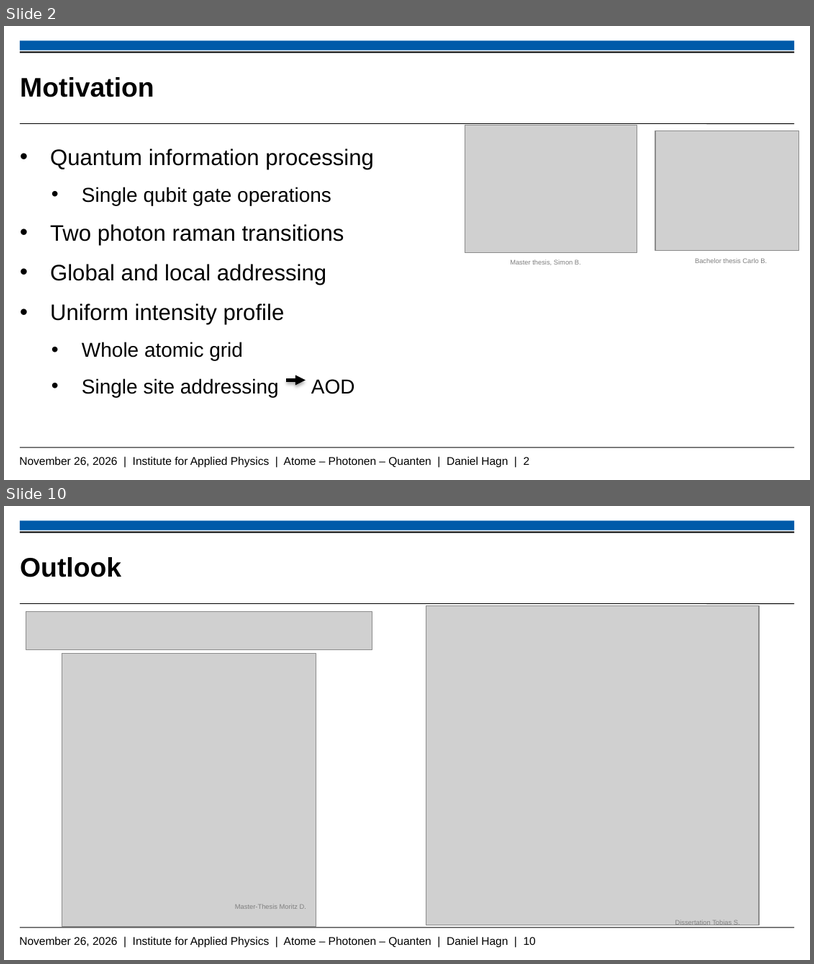
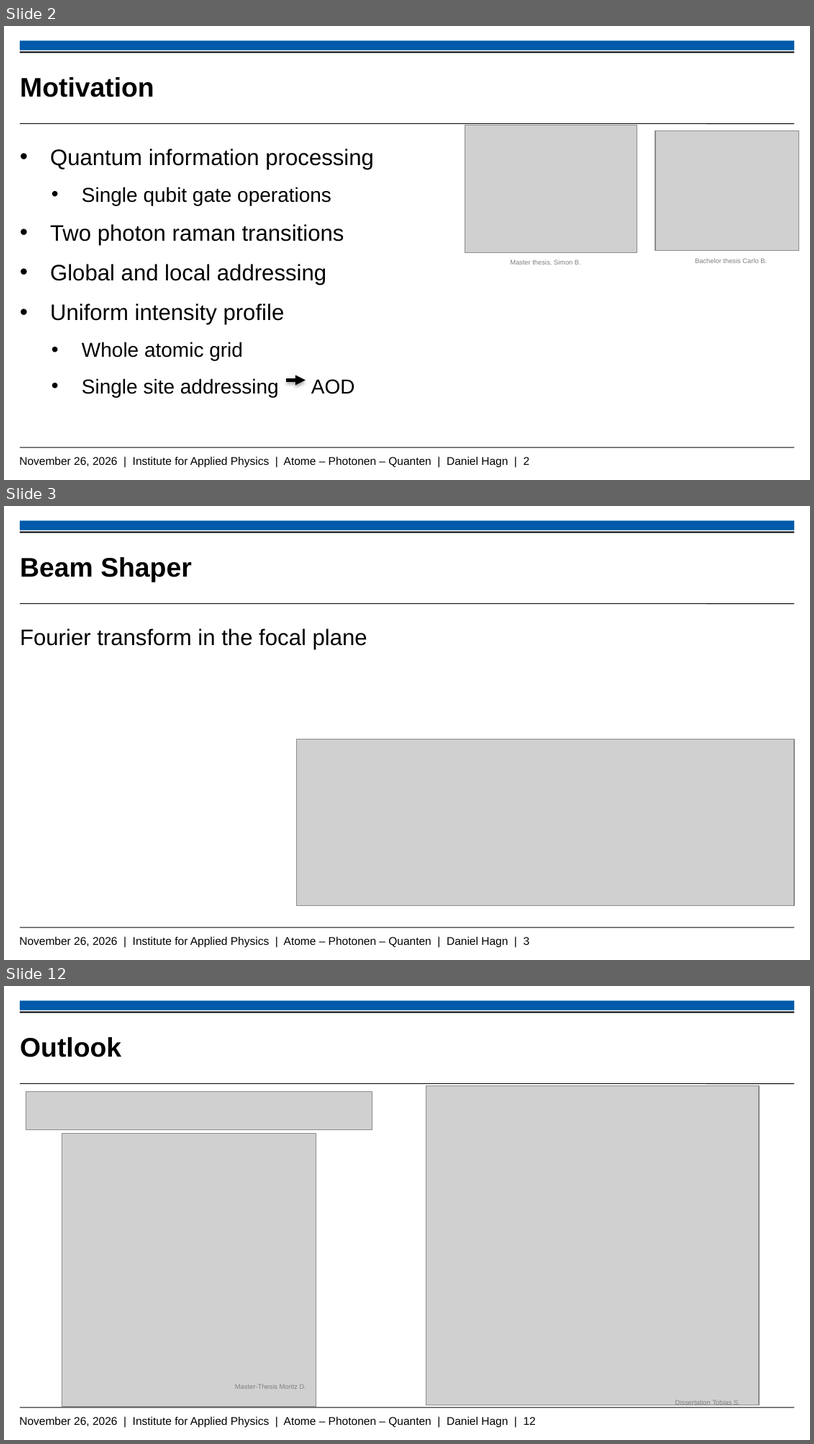
Before and after one commit to Daniel-Hagn-physik/Masterthesis_Backup, a slide deck: Hagn_Daniel_Mastervortrag.pptx. Shown one above the other, each under a label of ours: slides 2 and 10 before the commit, slides 2, 3 and 12 after it; the slides between them are not shown. The pictures are 814x964 and 814x1444 pixels, drawn with LibreOffice and Linux fonts; fonts in the diff are those of the drawing; grey boxes stand for pictures; background and template pictures are left out. Boxes give left, top, right and bottom in pixels: in the first picture for what was removed or moved away, otherwise in the second. Text is boxed around its words. In the diff, an @@ line names an element or a change of style, - is before the commit and + after.

```diff
--- a/Hagn_Daniel_Mastervortrag.pptx
+++ b/Hagn_Daniel_Mastervortrag.pptx
@@ slide 3 added at bbox=[4, 506, 810, 960], background #FFFFFF; not listed: 5 template elements that a slide beside it also shows @@
@@ title added at bbox=[20, 557, 192, 582], 24 pt, text #000000, bold @@
+Beam Shaper
@@ text added at bbox=[20, 628, 368, 649], 20 pt, text #000000 @@
+Fourier transform in the focal plane
@@ picture added at bbox=[297, 739, 795, 906] @@
@@ what was slide 10 is now slide 12 @@
@@ text at bbox=[19, 1416, 536, 1427]: text changed @@
-November 26, 2026 | Institute for Applied Physics | Atome – Photonen – Quanten | Daniel Hagn | 10
+November 26, 2026 | Institute for Applied Physics | Atome – Photonen – Quanten | Daniel Hagn | 12
```
Also in this commit, not shown: 5 slides changed, 3 other slides added, 2 slides removed, 5 other files.
